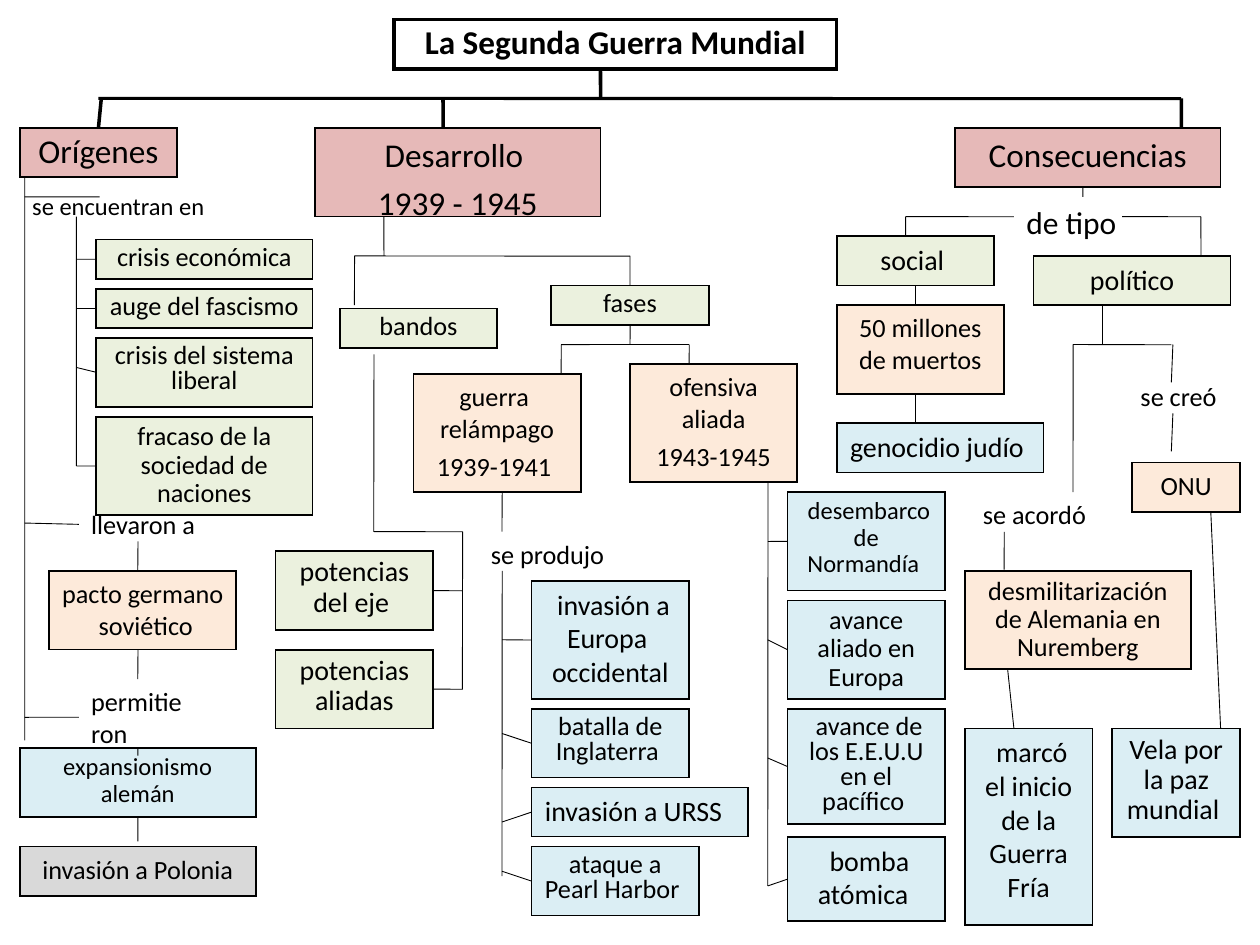
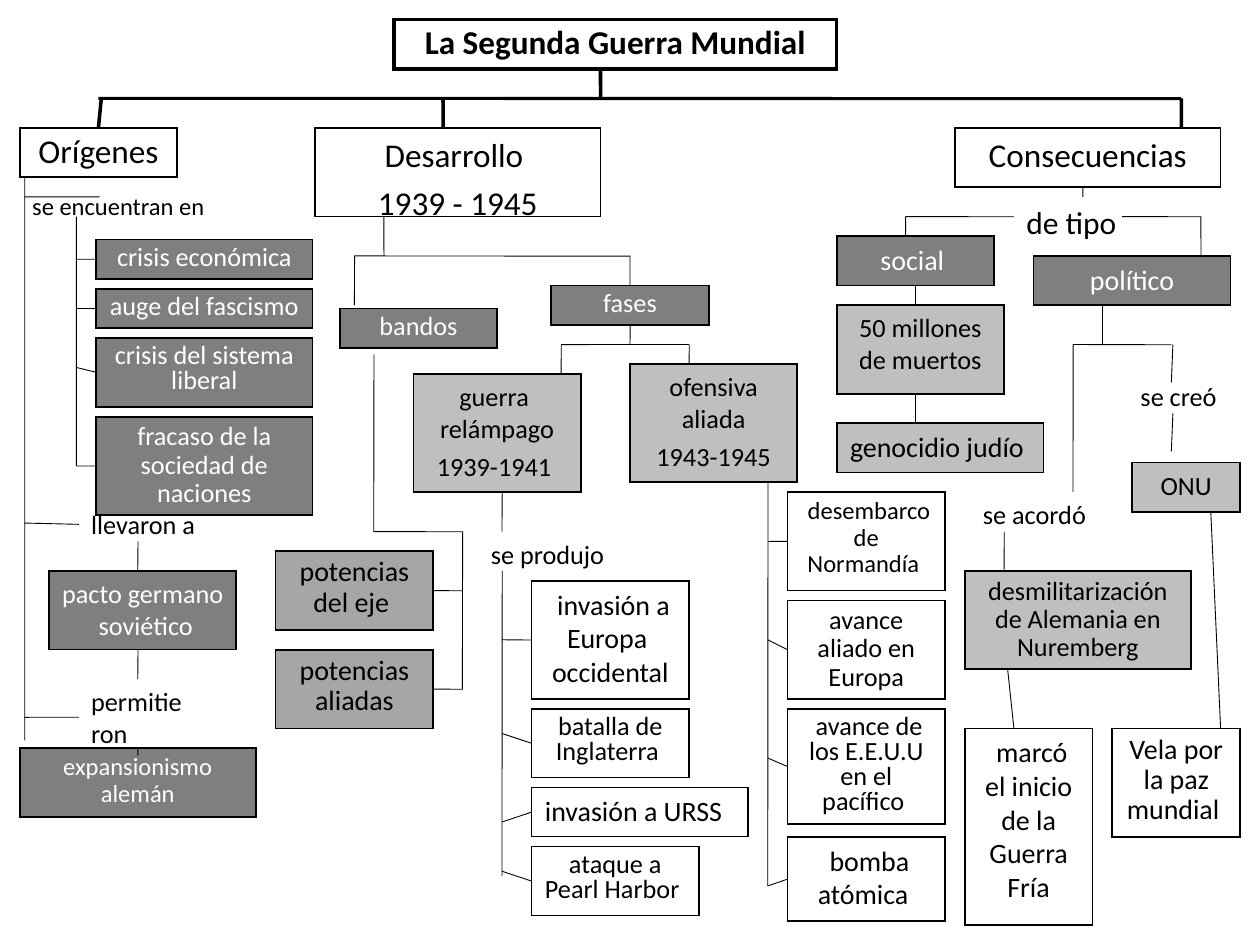
Before and after one commit to AulaPlanetaColombia/CienciasSociales, a slide deck: slide 1 of fuentes/contenidos/grado09/guion05/CS_09_05_REC170.ppt. Drawn at 1260x945 pixels with LibreOffice and Linux fonts; fonts in the diff are those of the drawing. Boxes give left, top, right and bottom in pixels: in the first picture for what was removed or moved away, otherwise in the second. Text is boxed around its words. In the diff, an @@ line names an element or a change of style, - is before the commit and + after.

```diff
--- a/fuentes/contenidos/grado09/guion05/CS_09_05_REC170.ppt
+++ b/fuentes/contenidos/grado09/guion05/CS_09_05_REC170.ppt
@@ fill #E6B9B8 to #FFFFFF in 3 elements at (955,129,1221,188), (20,129,178,178), (315,129,601,217) @@
@@ text colour #000000 to #FFFFFF; fill #EBF1DE to #7F7F7F in 8 elements at (96,239,312,278), (1033,256,1230,305), (552,286,709,325), (837,237,994,286), (96,289,312,328), (96,338,312,407), (96,417,312,515), (340,309,498,348) @@
@@ rectangle "genocidio judío" at (837,423,1043,472): fill #DBEEF4 to #BFBFBF @@
@@ rectangle "potencias del eje" at (276,552,433,630): fill #EBF1DE to #A6A6A6 @@
@@ rectangle "pacto germano soviético" at (49,571,236,650): text colour #000000 to #FFFFFF; fill #FDEADA to #7F7F7F @@
@@ fill #FDEADA to #BFBFBF in 5 elements at (630,364,798,483), (413,374,581,493), (837,305,1004,393), (1131,462,1240,512), (965,571,1192,669) @@
@@ rectangle "potencias aliadas" at (276,650,433,728): fill #EBF1DE to #A6A6A6 @@
@@ rectangle "expansionismo alemán" at (20,748,256,818): text colour #000000 to #FFFFFF; fill #DBEEF4 to #7F7F7F @@
@@ fill #DBEEF4 to #FFFFFF in 10 elements at (532,581,689,699), (532,847,699,916), (532,709,689,779), (532,788,748,837), (788,493,945,591), (788,601,945,699), (788,709,945,825), (788,837,945,921), (1113,728,1241,837), (965,728,1094,925) @@
@@ line removed from (137, 816) to (137, 842) @@
@@ rectangle removed at (20,847,256,896) @@
-invasión a Polonia
```
Also in this commit, not shown: 6 other files.
